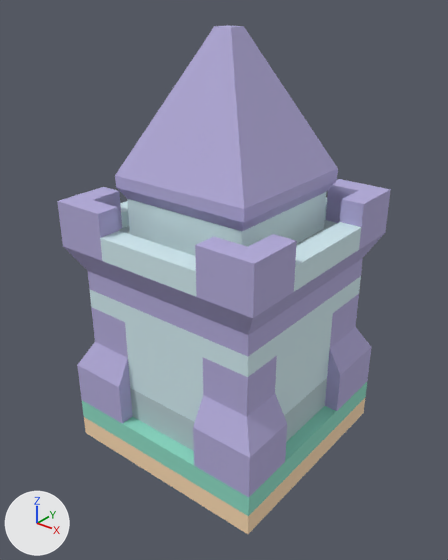
What one commit did to the OBJ model Project/Asset/Mesh/tile/tower/tile_tower_squareB.obj.
Camera for both pictures: a 50 mm lens placed at (1.56, -1.98, 2.02), pointed at (0.02, -0.05, 0.83). Arrows for +X, +Y and +Z are at lower left; the lights stay in place. Where no turn or scale is listed for an object, it has been applied to the vertices.

Objects in the first picture: 'tile', 'towerSquare_sampleB'.
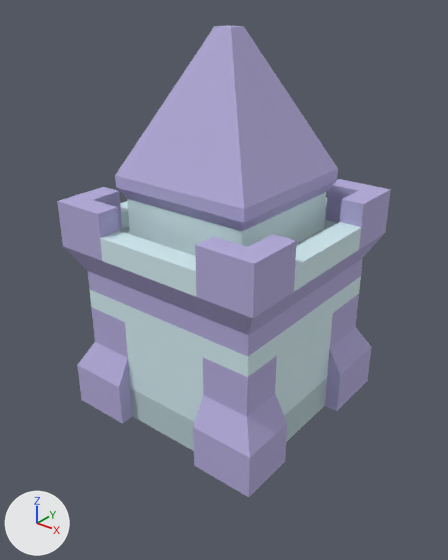
Scene script edits in JSON lines:
```json
{"op": "remove", "block": "ob_tile", "code": ["ob_tile = bpy.data.objects.new('tile', me_tile)", "ob_tile.location = (0.0, 0.0, 0.0)"]}
```

Where the change shows, as pixel boxes [x1, y1, x2, y2] in the pictures (448 x 560 px):
```json
{"object": "tile", "change": "deleted", "before": [82, 382, 367, 534], "faces in mat_tile_tower_squareb_tile_foliage (green #8ddbc4)": [82, 382, 367, 516], "faces in mat_tile_tower_squareb_tile_dirt (beige #fcdcb3)": [84, 398, 365, 534]}
```
